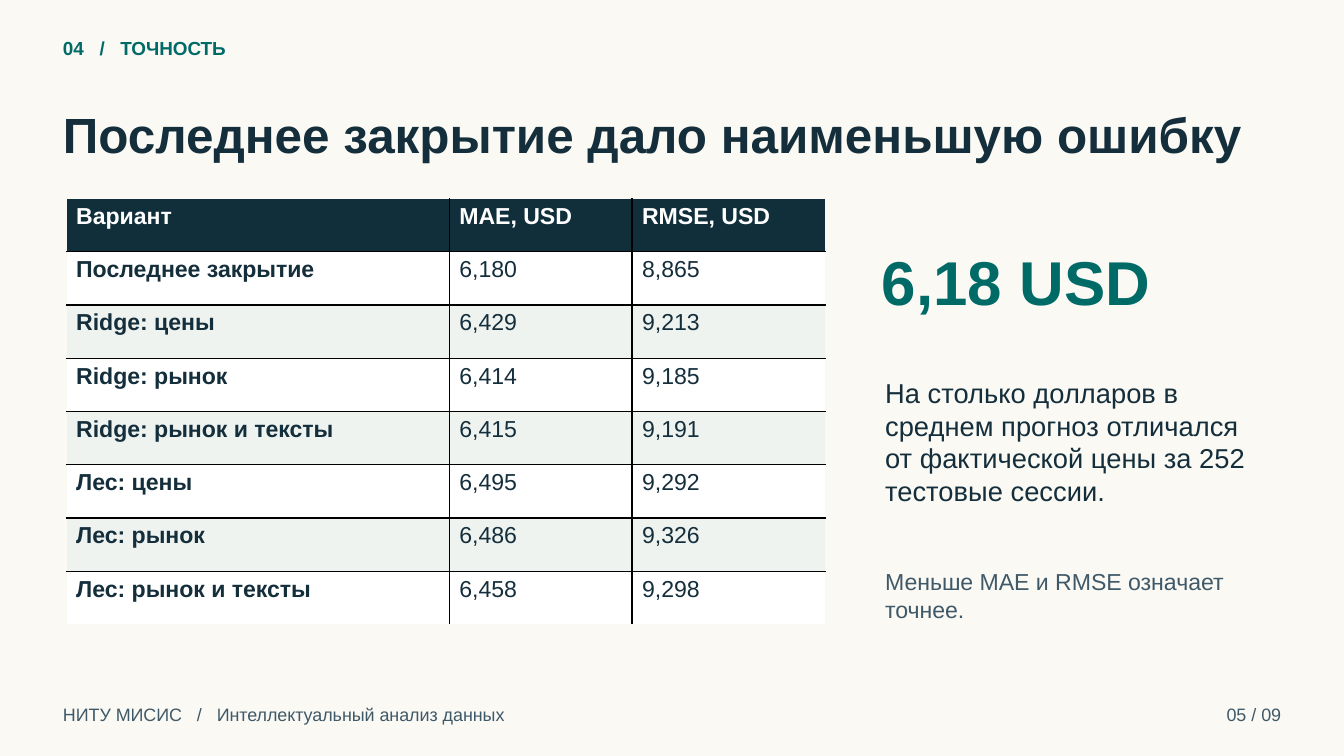
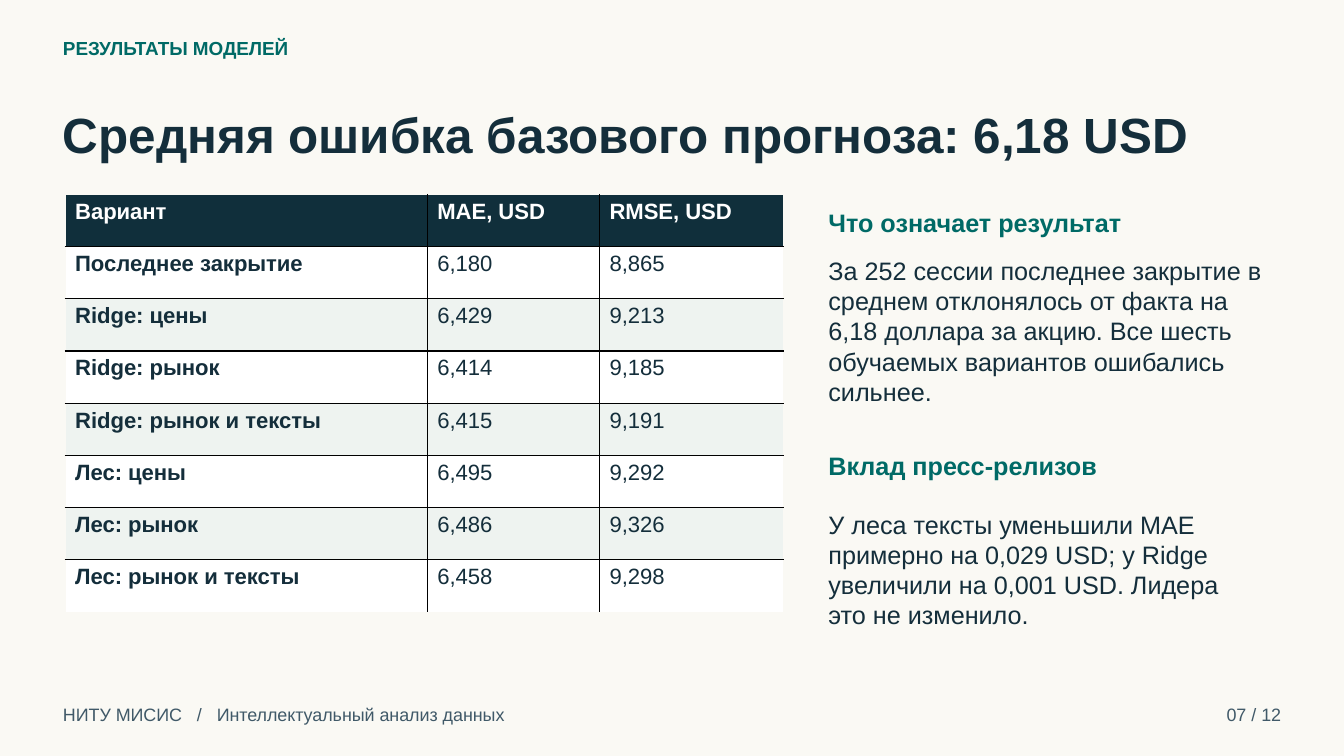
Before and after one commit to PolovinkaVA/iad-stock-market, a slide deck: slide 7 of reports/Презентация_ИАД_MSFT_Половинка_ВА.pptx (slide 5 before the commit). Drawn at 1344x756 pixels with LibreOffice and Linux fonts; fonts in the diff are those of the drawing. Boxes give left, top, right and bottom in pixels: in the first picture for what was removed or moved away, otherwise in the second. Text is boxed around its words. In the diff, an @@ line names an element or a change of style, - is before the commit and + after.

```diff
--- a/reports/Презентация_ИАД_MSFT_Половинка_ВА.pptx
+++ b/reports/Презентация_ИАД_MSFT_Половинка_ВА.pptx
@@ text at (x1=63, y1=40, x2=288, y2=59): text changed @@
-04 / ТОЧНОСТЬ
+РЕЗУЛЬТАТЫ МОДЕЛЕЙ
@@ text at (x1=63, y1=117, x2=1187, y2=162): text changed @@
-Последнее закрытие дало наименьшую ошибку
+Средняя ошибка базового прогноза: 6,18 USD
@@ table at (x1=66, y1=195, x2=783, y2=613) @@
@@ size 16.5 to 15.8 pt @@
@@ table resized from (x1=67, y1=199, x2=826, y2=625) to (x1=66, y1=195, x2=783, y2=613) @@
@@ text at (x1=828, y1=214, x2=1121, y2=238): text changed; size 44.2 to 18 pt @@
-6,18 USD
+Что означает результат
@@ text at (x1=828, y1=262, x2=1261, y2=402): text changed; size 19.5 to 18 pt @@
-На столько долларов в среднем прогноз отличался от фактической цены за 252 тестовые сессии.
+За 252 сессии последнее закрытие в среднем отклонялось от факта на 6,18 доллара за акцию. Все шесть обучаемых вариантов ошибались сильнее.
@@ text added at (x1=828, y1=457, x2=1096, y2=480), 18 pt, text #006A66, bold @@
+Вклад пресс-релизов
@@ text added at (x1=828, y1=516, x2=1218, y2=625), 18 pt, text #142E3B @@
+У леса тексты уменьшили MAE примерно на 0,029 USD; у Ridge увеличили на 0,001 USD. Лидера это не изменило.
@@ text removed at (x1=885, y1=574, x2=1224, y2=618) @@
-Меньше MAE и RMSE означает точнее.
@@ text at (x1=1227, y1=708, x2=1281, y2=721): text changed @@
-05 / 09
+07 / 12
```
Also in this commit, not shown: 2 other slides changed, 9 slides added, 6 slides removed, 3 other files.
